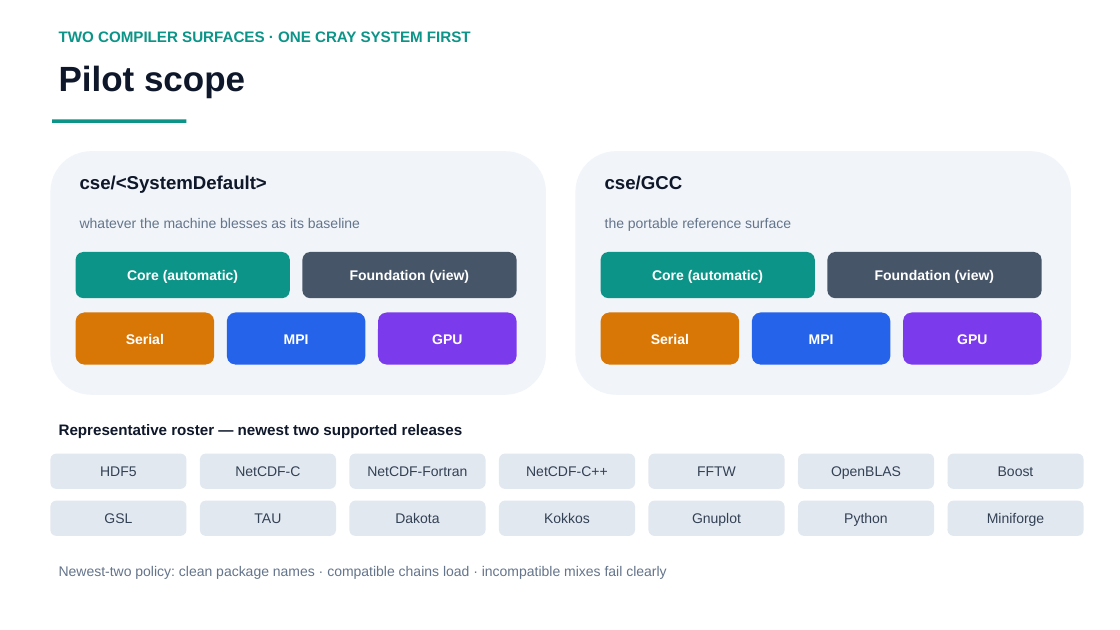
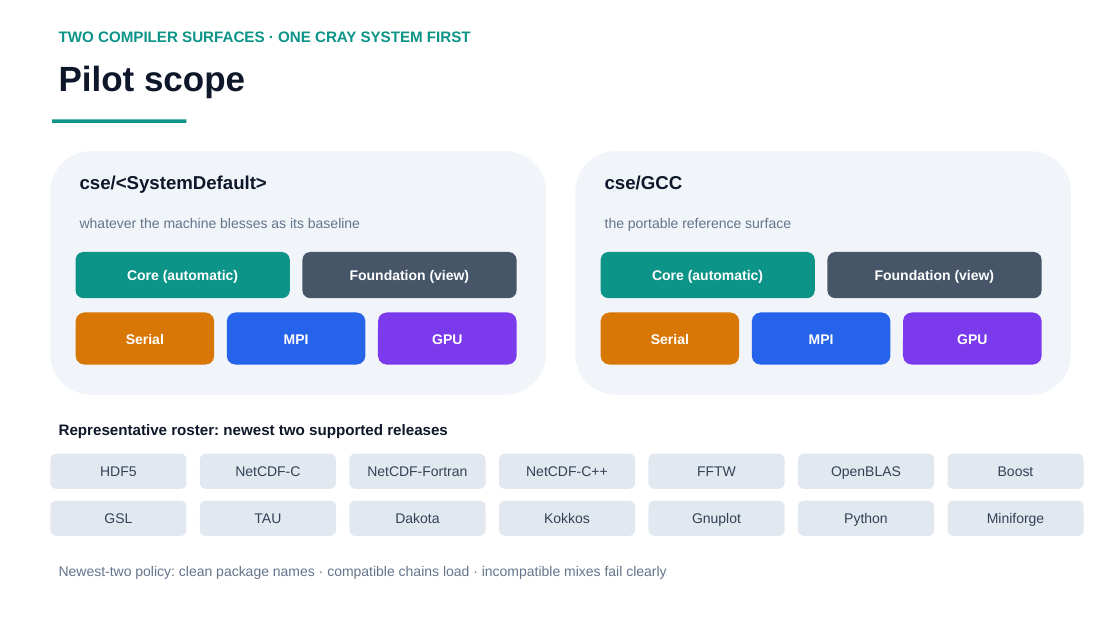
Before and after one commit to ray12514/stack-planning, a slide deck: slide 7 of presentations/cse_lanes_model.pptx. Drawn at 1120x630 pixels with LibreOffice and Linux fonts; fonts in the diff are those of the drawing. Boxes give left, top, right and bottom in pixels: in the first picture for what was removed or moved away, otherwise in the second. Text is boxed around its words. In the diff, an @@ line names an element or a change of style, - is before the commit and + after.

```diff
--- a/presentations/cse_lanes_model.pptx
+++ b/presentations/cse_lanes_model.pptx
@@ text at [59,424,448,438]: text changed @@
-Representative roster — newest two supported releases
+Representative roster: newest two supported releases
```
Also in this commit, not shown: 10 other slides changed, 1 other file.
